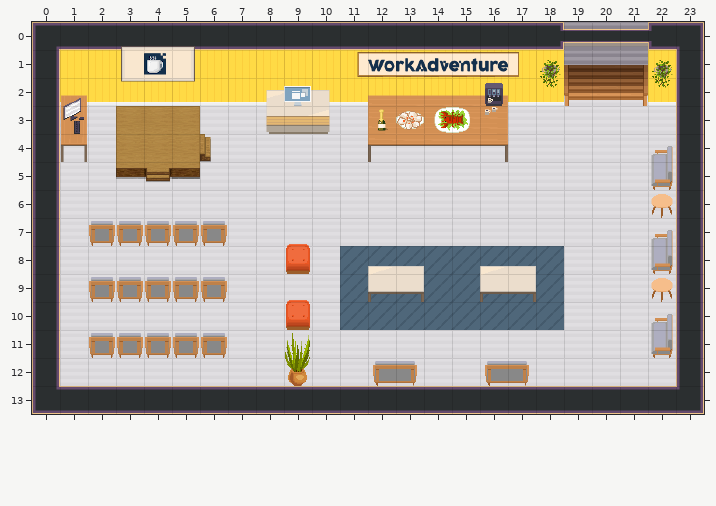
Tiled map (JSON): conference.tmj. This is how it looked before the edit.
Cells are 32x32 px. Shown: x 0..23, y 0..13.
The same view after the edit:
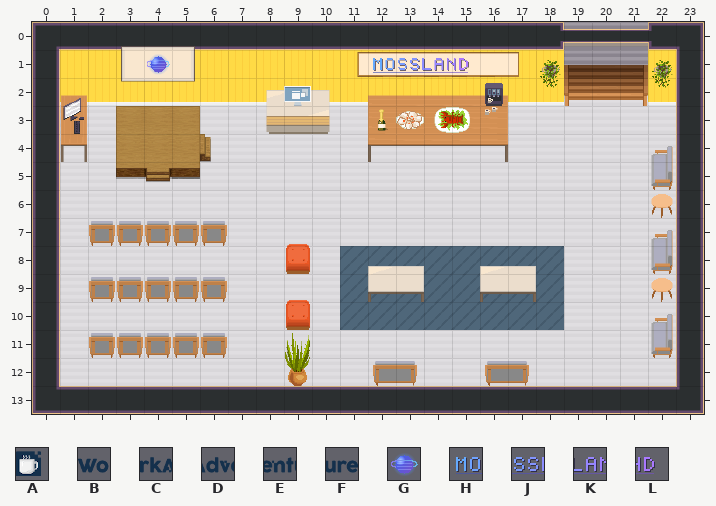
Key: from "WA_Logo_Long": A 0, B 1, C 2, D 3, E 4, F 5; from "mossland_Logo_Long": G 0, H 1, J 2, K 3, L 4.
_ is an empty cell.
From old to new:
{"where": "layer \"furniture/furniture1\""}
{"y":1,"x":4,"old":"A","new":"G"}
{"y":1,"x":12,"old":"BCDEF","new":"HJKL_"}
{"label":"changed","picture_box":[144,53,170,75]}
{"label":"changed","picture_box":[368,58,508,73]}
